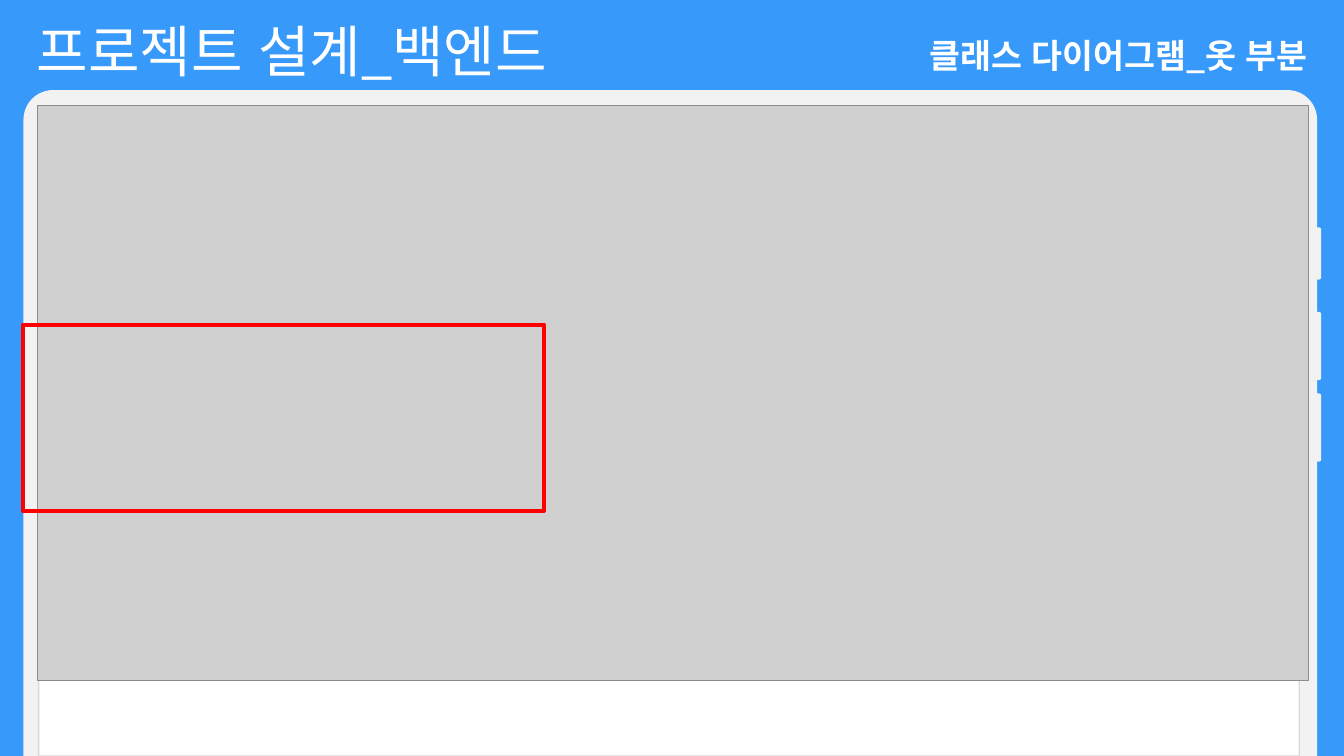
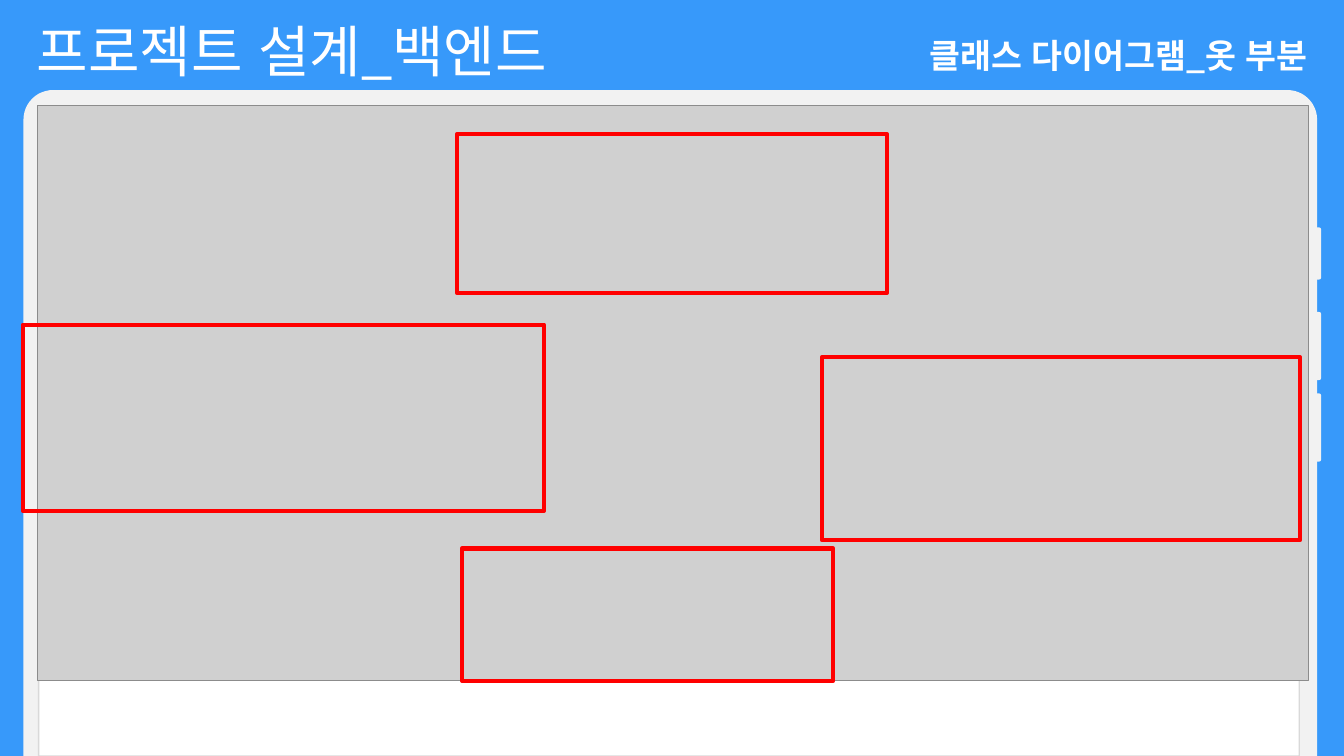
Before and after one commit to choign3123/SE_7, a slide deck: slide 34 of 발표/소프트웨어공학 발표_gn.pptx. Drawn at 1344x756 pixels with LibreOffice and Linux fonts; fonts in the diff are those of the drawing; grey boxes stand for pictures. Boxes give left, top, right and bottom in pixels: in the first picture for what was removed or moved away, otherwise in the second. Text is boxed around its words. In the diff, an @@ line names an element or a change of style, - is before the commit and + after.

```diff
--- a/발표/소프트웨어공학 발표_gn.pptx
+++ b/발표/소프트웨어공학 발표_gn.pptx
@@ rectangle added at (457, 134, 887, 292), outline #FF0000 3 pt @@
@@ rectangle added at (822, 357, 1300, 540), outline #FF0000 3 pt @@
@@ rectangle added at (462, 548, 833, 681), outline #FF0000 3 pt @@
```
Also in this commit, not shown: 1 other slide changed, 1 slide removed, 5 other files.
